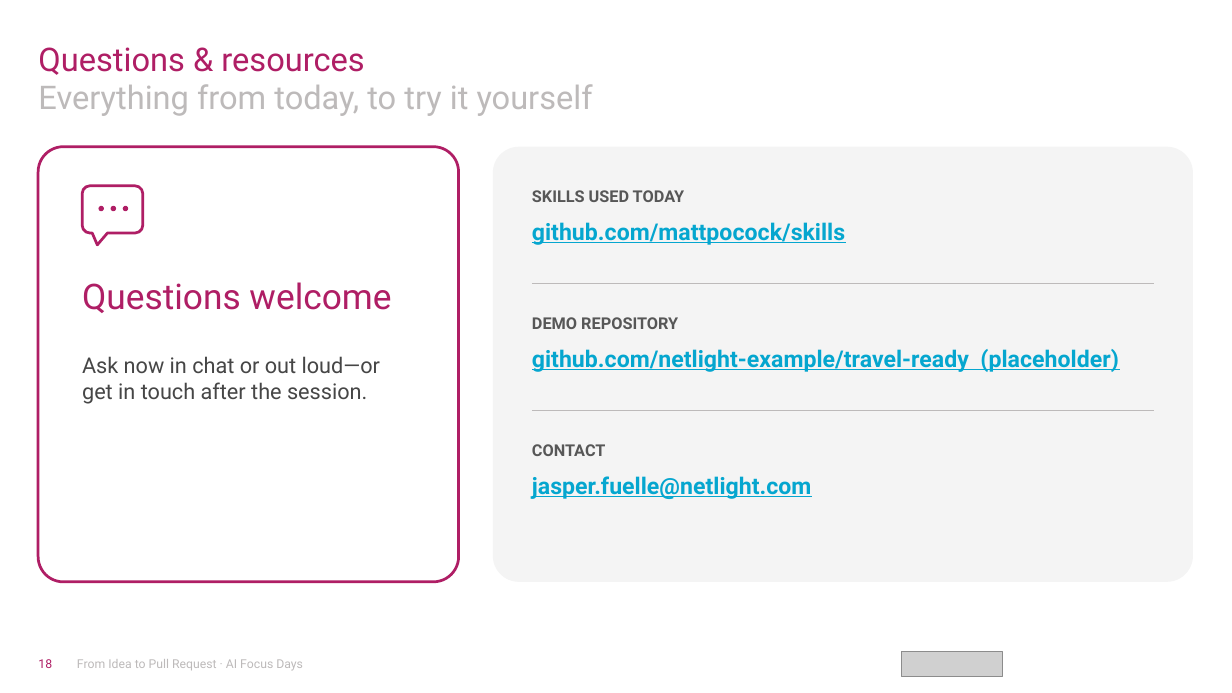
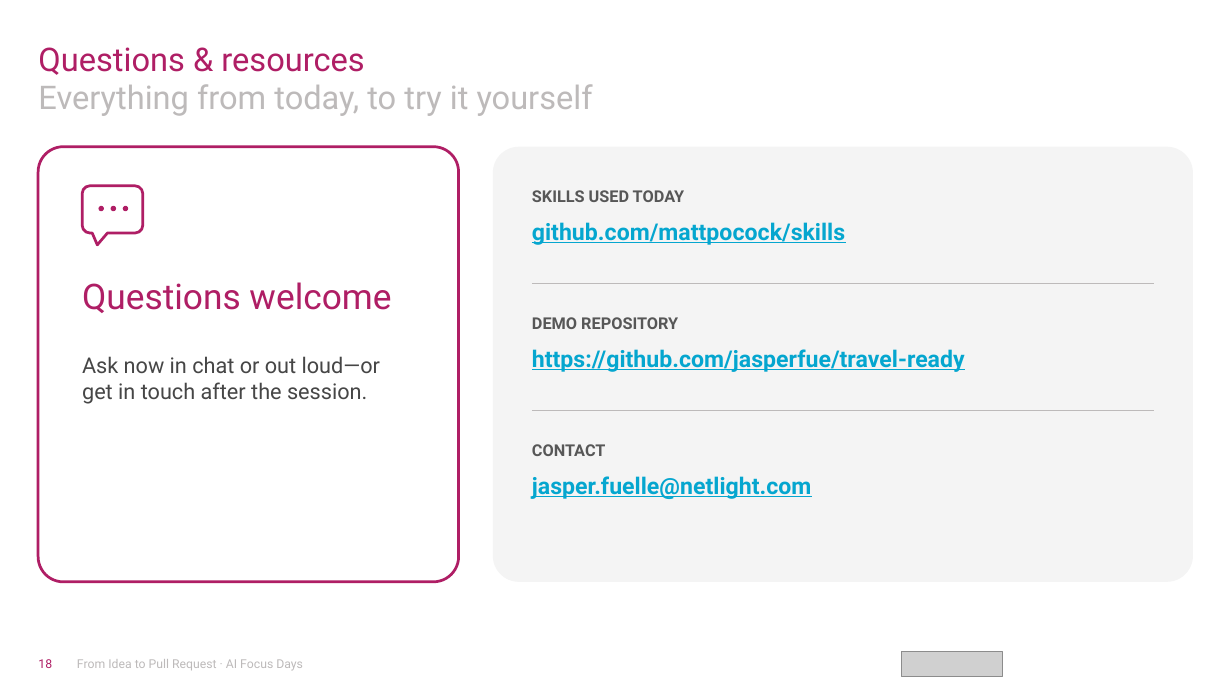
Before and after one commit to jasperfue/travel-ready, a slide deck: slide 18 of workshop/From Idea to Pull Request.pptx. Drawn at 1232x693 pixels with LibreOffice and Linux fonts; fonts in the diff are those of the drawing; grey boxes stand for pictures; background and template pictures are left out. Boxes give left, top, right and bottom in pixels: in the first picture for what was removed or moved away, otherwise in the second. Text is boxed around its words. In the diff, an @@ line names an element or a change of style, - is before the commit and + after.

```diff
--- a/workshop/From Idea to Pull Request.pptx
+++ b/workshop/From Idea to Pull Request.pptx
@@ text at (x1=532, y1=349, x2=965, y2=372): text changed @@
-github.com/netlight-example/travel-ready (placeholder)
+https://github.com/jasperfue/travel-ready
```
Also in this commit, not shown: 3 other slides changed.
